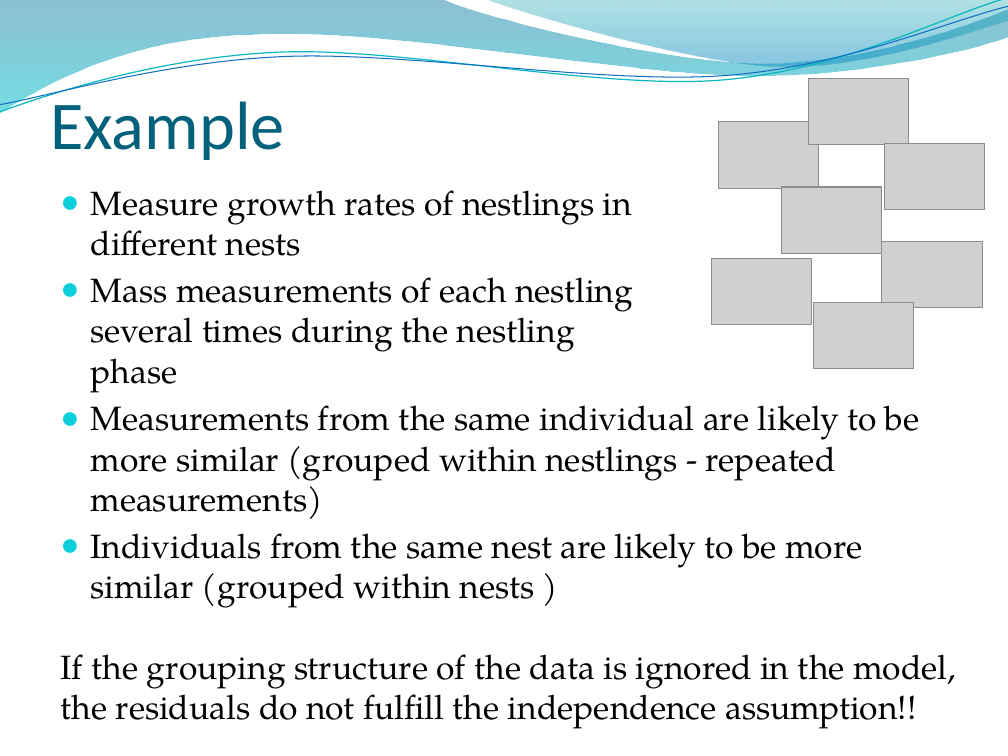
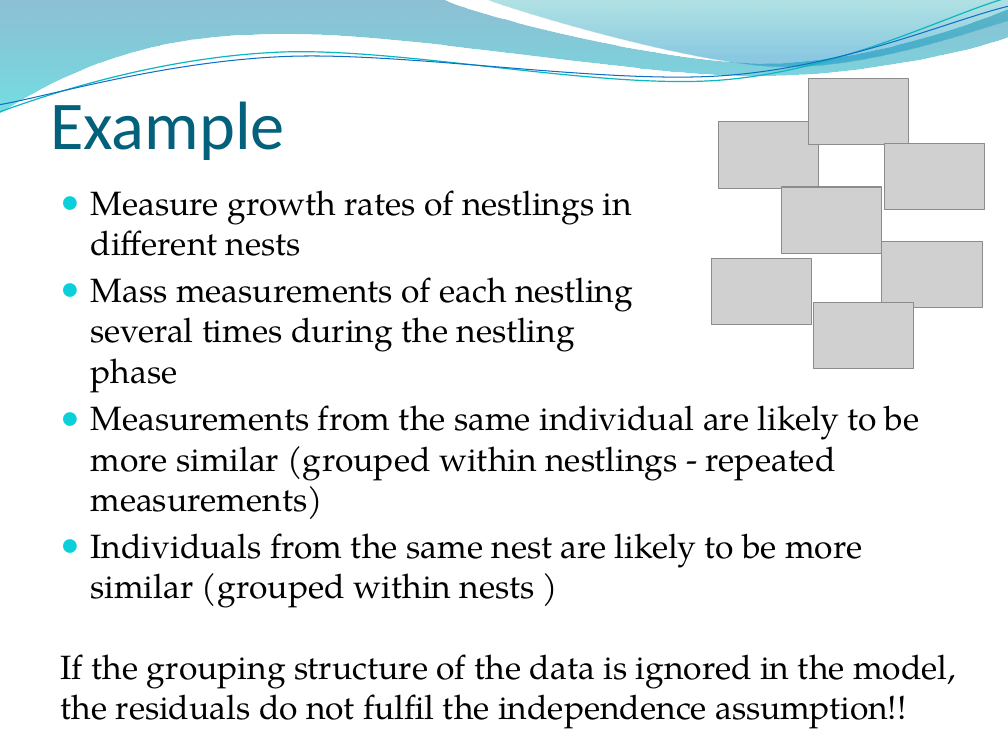
Before and after one commit to ricschuster/R_Workshop_Vienna_2018_02, a slide deck: slide 5 of ppts/Topic 7 Linear mixed-effects models (random effects).pptx. Drawn at 1008x756 pixels with LibreOffice and Linux fonts; fonts in the diff are those of the drawing; grey boxes stand for pictures. Boxes give left, top, right and bottom in pixels: in the first picture for what was removed or moved away, otherwise in the second. Text is boxed around its words. In the diff, an @@ line names an element or a change of style, - is before the commit and + after.

```diff
--- a/ppts/Topic 7 Linear mixed-effects models (random effects).pptx
+++ b/ppts/Topic 7 Linear mixed-effects models (random effects).pptx
@@ text at [60,654,956,729]: text changed @@
-If the grouping structure of the data is ignored in the model, the residuals do not fulfill the independence assumption!!
+If the grouping structure of the data is ignored in the model, the residuals do not fulfil the independence assumption!!
```
Also in this commit, not shown: 4 other slides changed, 3 slides added, 3 slides removed, 1 other file.
